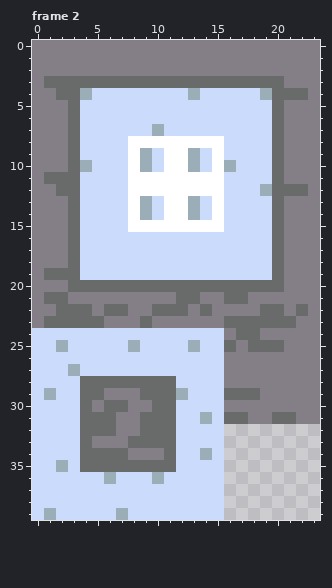
Pixel-art file -- Assets/Resources/Sprites/Tilesets/kitchen.aseprite. The picture above was drawn from the file before the commit.
24x40 pixels, 2 frames. Shown: frame 2.
New version:
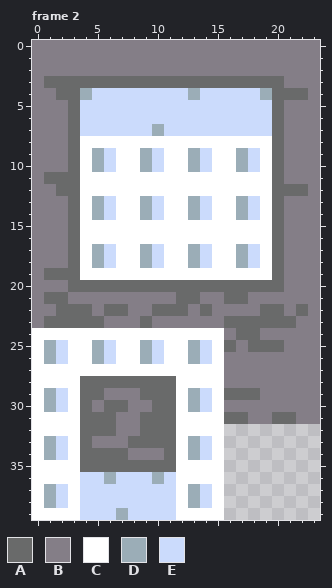
Palette (. is transparent): A #696a6a  B #847e87  C #ffffff  D #9badb7  E #cbdbfc
Diff:
Changed rows in their new state; - is an unchanged pixel.
Frame 2:
first column x 4:
 8 CCCC--------CCCC
 9 CD-C--------CD-C
10 CD-C--------CD-C
11 CCCC--------CCCC
12 CCCC--------CCCC
13 CD-C--------CD-C
14 CD-C--------CD-C
15 CCCC--------CCCC
16 CCCCCCCCCCCCCCCC
17 CD-CCD-CCD-CCD-C
18 CD-CCD-CCD-CCD-C
19 CCCCCCCCCCCCCCCC
first column x 0:
24 CCCCCCCCCCCCCCCC
25 CDECCD-CCD-CC--C
26 CD-CCD-CCD-CCD-C
27 CCCCCCCCCCCCCCCC
28 CCCC--------CCCC
29 C--C--------CD-C
30 CD-C--------CD-C
31 CCCC--------CCCC
32 CCCC--------CCCC
33 CD-C--------CD-C
34 CD-C--------CDEC
35 CCCC--------CCCC
36 CCCC--------CCCC
37 CD-C--------CD-C
38 CD-C--------CD-C
39 CCCC--------CCCC
Pixel boxes of the changes (left, top, right, bottom) in both pictures:
changed: (80, 136, 272, 280)
changed: (32, 328, 224, 520)
